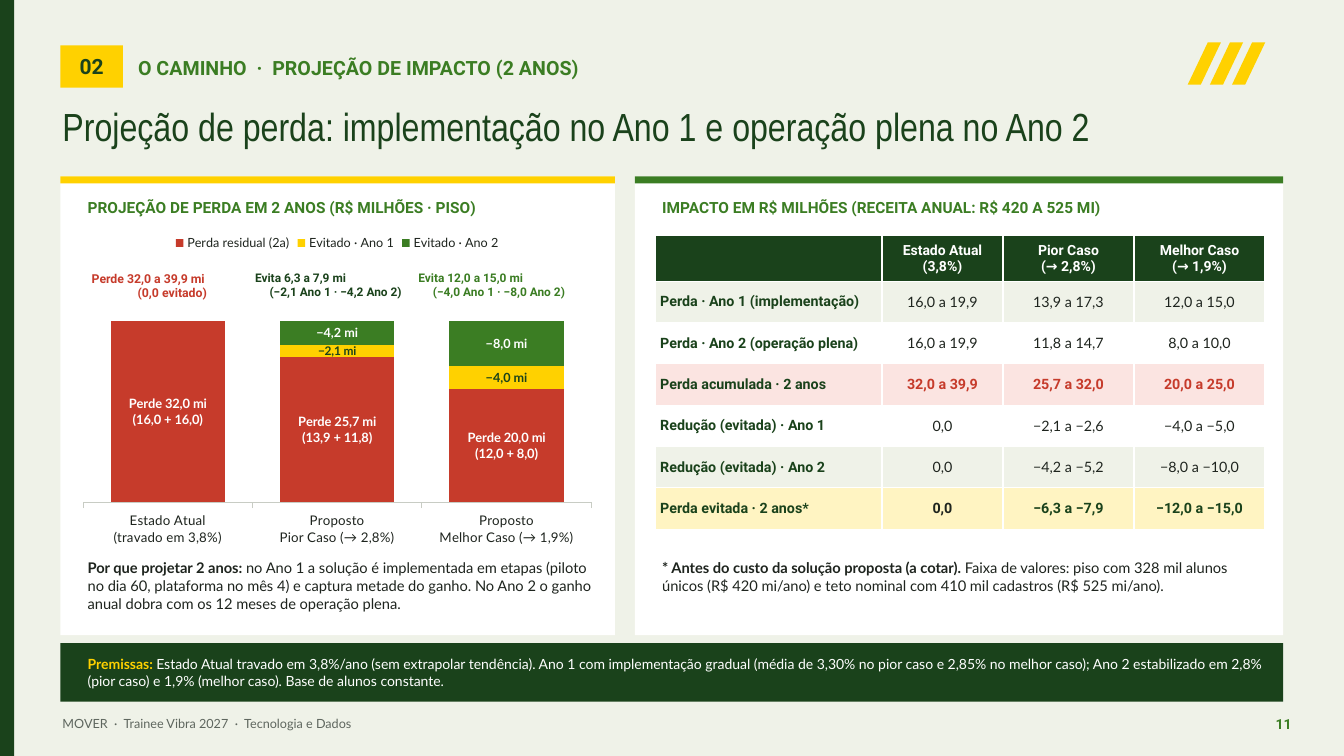
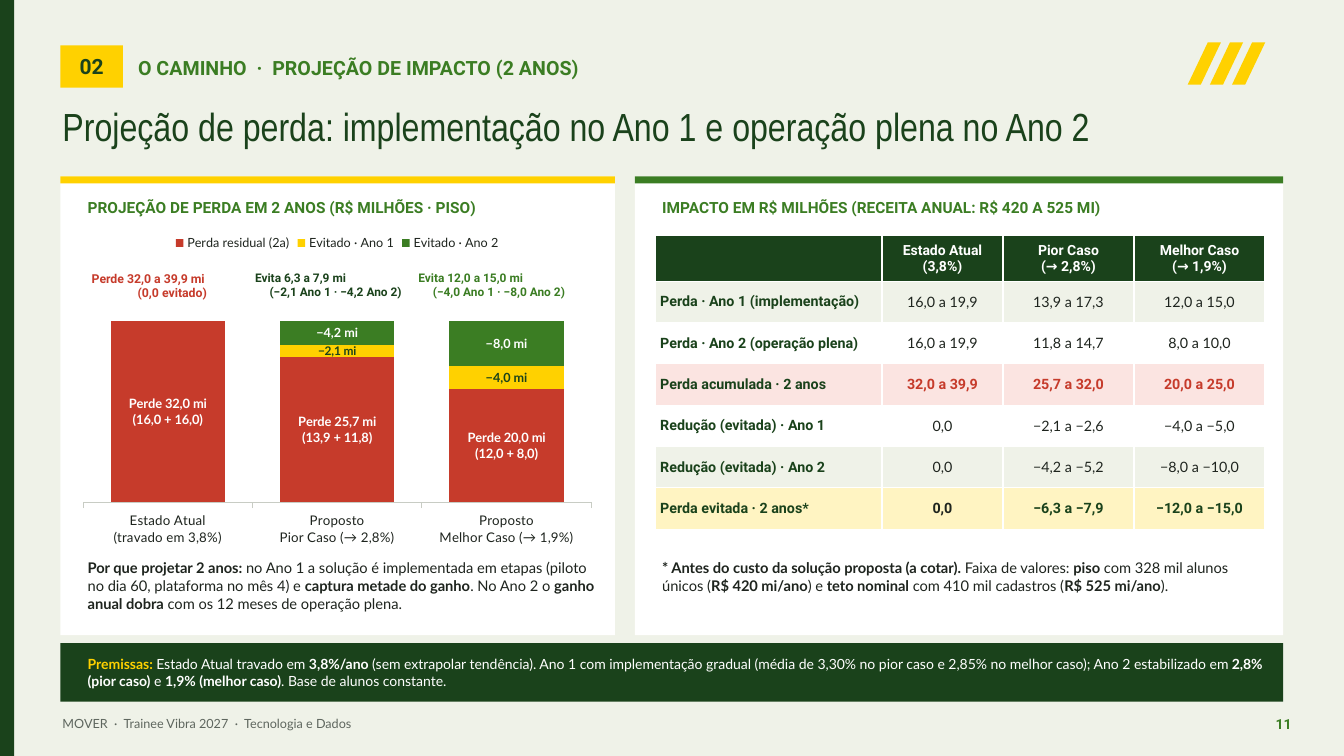
Before and after one commit to kauanchristofaro/Painel-Vibra-MOVER, a slide deck: slide 11 of MOVER_Apresentacao_Trainee_Vibra_v13.pptx. Drawn at 1344x756 pixels with LibreOffice and Linux fonts; fonts in the diff are those of the drawing. Boxes give left, top, right and bottom in pixels: in the first picture for what was removed or moved away, otherwise in the second. Text is boxed around its words. In the diff, an @@ line names an element or a change of style, - is before the commit and + after.

```diff
--- a/MOVER_Apresentacao_Trainee_Vibra_v13.pptx
+++ b/MOVER_Apresentacao_Trainee_Vibra_v13.pptx
@@ text "Por que projetar 2 anos: ..." at (88, 562, 594, 612): bold on in "captura metade do ganho. ganho anual dobra" @@
@@ text "* Antes do custo da ..." at (662, 561, 1229, 593): bold on in "piso (R$ 420 mi/ano) teto nominal (R$ ..." @@
@@ text "Premissas: Estado Atual travado em ..." at (88, 658, 1263, 689): bold on in "3,8%/ano 2,8% (pior caso) 1,9% (melhor caso)." @@
```
Also in this commit, not shown: 13 other slides changed.
